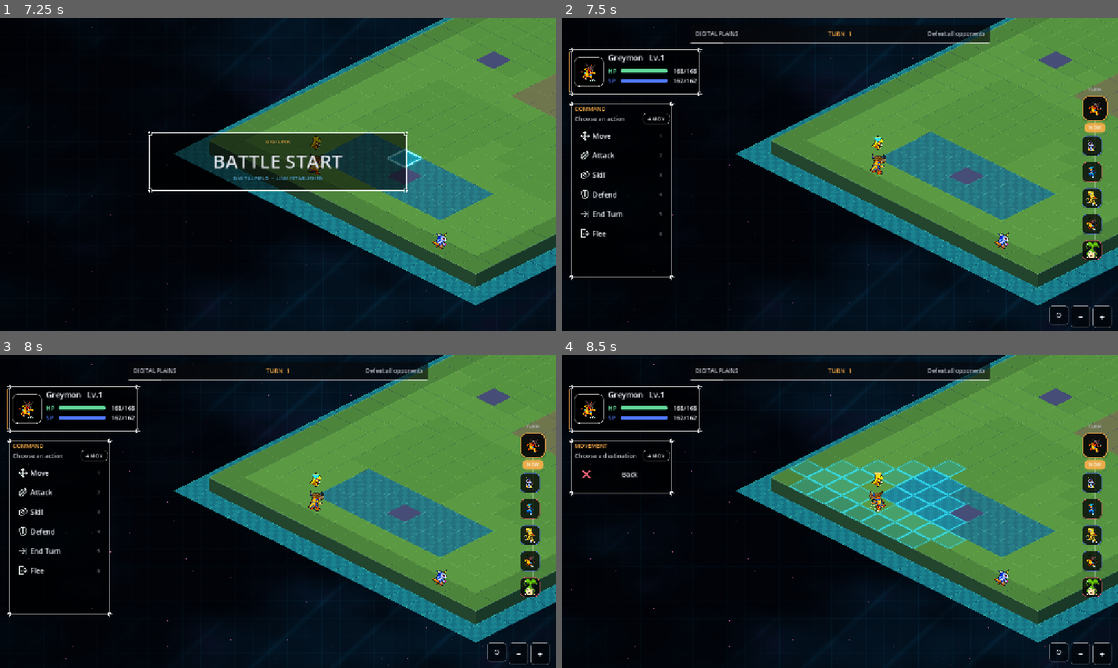
Above: before the commit, frames 1-4 (two rows, left to right).
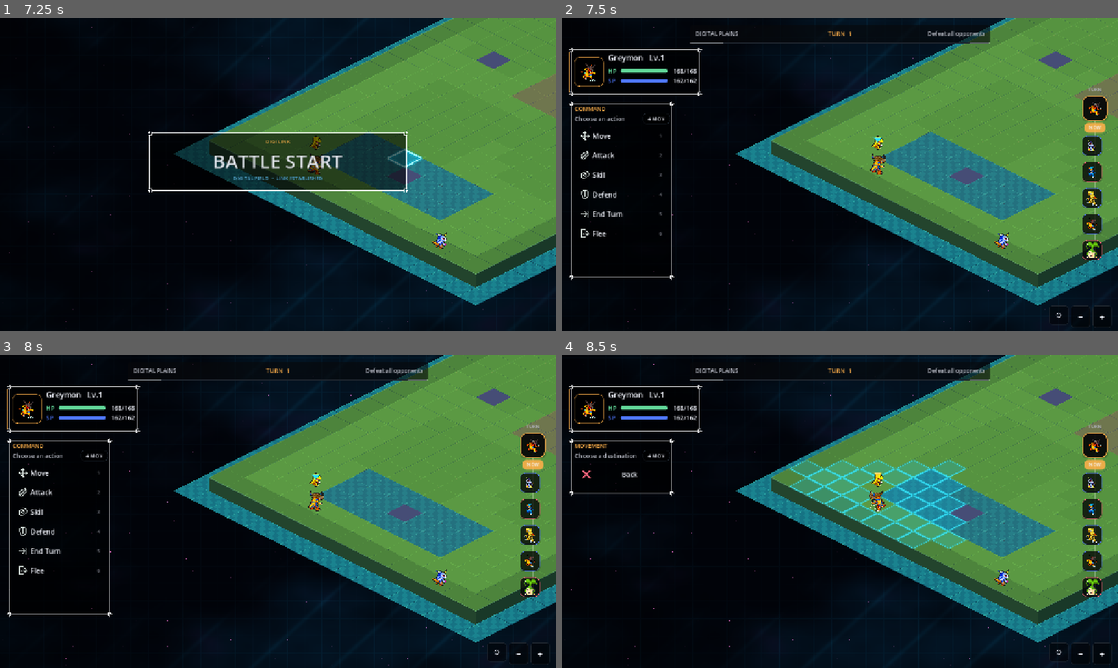
Above: after the commit, the same moments.

Repository: EwertonMendes/DigiGame
Game: Godot game, scene res://scenes/world/hub.tscn
Two runs of this game, one before a commit and one after it. Both use one fixed random seed, a clock stepped at 60 frames per second and the inputs below.
Inputs (mouse positions are in pixels of both pictures, inside the frame that each line leads up to):
- Up to frame 1 (7.25 s): tap Enter (ui_accept) at 0.5, 0.77, 3.77, 6.77 s; move the mouse to (400, 158) at 0.52 s; hold Right (ui_right) 0.53-1.25 s; tap Mouse wheel down (wheel_down) at 0.6 s; click (400, 158) at 0.67 s; drag from (166, 190) to (250, 237) at 1.27 s; move the mouse to (333, 105) at 2.02 s; hold Right (ui_right) 2.03-2.75 s; tap Backspace at 2.1 s; drag from (250, 237) to (111, 127) at 2.77 s; move the mouse to (444, 221) at 3.52 s; hold Left (ui_left) 3.53-4.25 s; tap Keypad Enter at 3.6 s; drag from (111, 127) to (194, 96) at 4.27 s; move the mouse to (305, 174) at 5.02 s; hold Down (ui_down) 5.03-5.75 s; tap 4 at 5.1 s; click (305, 174) at 5.17 s; drag from (194, 96) to (166, 190) at 5.77 s; move the mouse to (400, 158) at 6.52 s; hold Up (ui_up) from 6.53 s (still down); tap 2 at 6.6 s
- Up to frame 2 (7.5 s): release Up (ui_up) at 7.25 s; drag from (728, 190) to (812, 237) at 7.27 s
- Up to frame 3 (8 s): no input
- Up to frame 4 (8.5 s): click "Move" at 8 s

Frame 1 is identical in both runs. In frame 2, 0.4% of the frame differs, in the area x 2-99%, y 7-99%; in frame 3, 0.4%; in frame 4, 0.4%.
Error in both runs: Invalid assignment of property or key 'explosiveness_ratio' with value of type 'float' on a base object of type 'CPUParticles2D'. (res://src/battle/DigimonBatt…

Commit message:
fix(ui): use dark chrome with orange interactive focus

Diff:
--- a/src/ui/TacticalTheme.gd
+++ b/src/ui/TacticalTheme.gd
@@ -1,8 +1,8 @@
 extends RefCounted
 class_name TacticalTheme
 
-# Monochrome UI surfaces. Accent colors are kept for text and gameplay meaning
-# only; frames, buttons and structural chrome stay black/white/gray.
+# Kenney-inspired dark-mode surfaces. Structural chrome stays dark and quiet;
+# orange/gold is reserved for focused, selected or otherwise active UI states.
 const CYAN: Color = Color(0.38, 0.79, 0.97, 1.0)
 const BLUE: Color = Color(0.31, 0.47, 1.0, 1.0)
 const RED: Color = Color(1.0, 0.40, 0.49, 1.0)
@@ -18,6 +18,8 @@
 const GLASS: Color = Color(0.018, 0.020, 0.026, 0.70)
 const GLASS_LIGHT: Color = Color(0.11, 0.11, 0.12, 0.74)
 const DISABLED: Color = Color(0.27, 0.28, 0.30, 1.0)
+# Sampled from the normal dark Kenney panel presentation in the reference UI.
+const FRAME_DARK: Color = Color(0.118, 0.149, 0.184, 1.0)
 
 
 static func body_font() -> Font:
@@ -84,7 +86,7 @@
 static func panel(_accent: Color = BLUE, fill_alpha: float = 0.76, border_alpha: float = 0.24, radius: int = 8, _shadow: int = 0) -> StyleBoxFlat:
 	var style := StyleBoxFlat.new()
 	style.bg_color = Color(BASE.r, BASE.g, BASE.b, fill_alpha)
-	style.border_color = Color(1.0, 1.0, 1.0, minf(border_alpha, 0.34))
+	style.border_color = Color(FRAME_DARK.r, FRAME_DARK.g, FRAME_DARK.b, minf(maxf(border_alpha, 0.28), 0.92))
 	style.set_border_width_all(1)
 	style.corner_radius_top_left = radius
 	style.corner_radius_top_right = radius
@@ -97,7 +99,7 @@
 static func glass_panel(_accent: Color = BLUE, fill_alpha: float = 0.70, radius: int = 7) -> StyleBoxFlat:
 	var style := StyleBoxFlat.new()
 	style.bg_color = Color(GLASS.r, GLASS.g, GLASS.b, fill_alpha)
-	style.border_color = Color(1.0, 1.0, 1.0, 0.20)
+	style.border_color = Color(FRAME_DARK.r, FRAME_DARK.g, FRAME_DARK.b, 0.88)
 	style.set_border_width_all(1)
 	style.corner_radius_top_left = radius
 	style.corner_radius_top_right = radius
@@ -110,7 +112,7 @@
 static func ribbon(_accent: Color = GOLD, fill_alpha: float = 0.64) -> StyleBoxFlat:
 	var style := StyleBoxFlat.new()
 	style.bg_color = Color(BASE_SOFT.r, BASE_SOFT.g, BASE_SOFT.b, fill_alpha)
-	style.border_color = Color(1.0, 1.0, 1.0, 0.18)
+	style.border_color = Color(FRAME_DARK.r, FRAME_DARK.g, FRAME_DARK.b, 0.88)
 	style.border_width_bottom = 1
 	style.corner_radius_top_left = 6
 	style.corner_radius_top_right = 6
@@ -123,7 +125,7 @@
 
 static func panel_strong(_accent: Color = BLUE, radius: int = 9) -> StyleBoxFlat:
 	var style := glass_panel(Color.WHITE, 0.78, radius)
-	style.border_color = Color(1.0, 1.0, 1.0, 0.48)
+	style.border_color = FRAME_DARK
 	style.set_border_width_all(1)
 	return style
 
@@ -131,7 +133,7 @@
 static func pill(_accent: Color, alpha: float = 0.10) -> StyleBoxFlat:
 	var style := StyleBoxFlat.new()
 	style.bg_color = Color(0.0, 0.0, 0.0, clampf(alpha + 0.20, 0.24, 0.42))
-	style.border_color = Color(1.0, 1.0, 1.0, 0.26)
+	style.border_color = Color(FRAME_DARK.r, FRAME_DARK.g, FRAME_DARK.b, 0.94)
 	style.set_border_width_all(1)
 	style.corner_radius_top_left = 8
 	style.corner_radius_top_right = 8
@@ -144,17 +146,17 @@
 	return style
 
 
-static func command_style(_accent: Color, state: String = "normal", compact: bool = false) -> StyleBoxFlat:
+static func command_style(accent: Color, state: String = "normal", compact: bool = false) -> StyleBoxFlat:
 	var style := StyleBoxFlat.new()
 	var bg := Color(0.0, 0.0, 0.0, 0.10)
-	var edge := Color(1.0, 1.0, 1.0, 0.0)
+	var edge := Color(FRAME_DARK.r, FRAME_DARK.g, FRAME_DARK.b, 0.0)
 	match state:
 		"hover", "focus":
-			bg = Color(1.0, 1.0, 1.0, 0.07)
-			edge = Color(1.0, 1.0, 1.0, 0.72)
+			bg = Color(0.0, 0.0, 0.0, 0.28)
+			edge = Color(accent.r, accent.g, accent.b, 0.82)
 		"pressed", "selected":
-			bg = Color(1.0, 1.0, 1.0, 0.13)
-			edge = Color(1.0, 1.0, 1.0, 0.96)
+			bg = Color(0.0, 0.0, 0.0, 0.38)
+			edge = Color(accent.r, accent.g, accent.b, 1.0)
 		"disabled":
 			bg = Color(0.0, 0.0, 0.0, 0.04)
 	style.bg_color = bg
@@ -171,10 +173,10 @@
 	return style
 
 
-static func focus_outline(_accent: Color = CYAN, radius: int = 7) -> StyleBoxFlat:
+static func focus_outline(accent: Color = GOLD, radius: int = 7) -> StyleBoxFlat:
 	var style := StyleBoxFlat.new()
 	style.bg_color = Color(0.0, 0.0, 0.0, 0.0)
-	style.border_color = Color(1.0, 1.0, 1.0, 0.92)
+	style.border_color = Color(accent.r, accent.g, accent.b, 0.98)
 	style.set_border_width_all(1)
 	style.corner_radius_top_left = radius
 	style.corner_radius_top_right = radius
@@ -187,17 +189,19 @@
 	return style
 
 
-static func turn_node_style(_accent: Color, current: bool, state: String = "normal") -> StyleBoxFlat:
+static func turn_node_style(accent: Color, current: bool, state: String = "normal") -> StyleBoxFlat:
 	var style := StyleBoxFlat.new()
 	style.bg_color = Color(0.0, 0.0, 0.0, 0.72 if current else 0.48)
-	var border_alpha := 0.82 if current else 0.24
+	var border := Color(FRAME_DARK.r, FRAME_DARK.g, FRAME_DARK.b, 0.90)
+	if current:
+		border = Color(accent.r, accent.g, accent.b, 0.88)
 	if state == "hover" or state == "focus":
-		style.bg_color = Color(1.0, 1.0, 1.0, 0.08)
-		border_alpha = 0.92
+		style.bg_color = Color(0.0, 0.0, 0.0, 0.66)
+		border = Color(accent.r, accent.g, accent.b, 0.94)
 	elif state == "pressed":
-		style.bg_color = Color(1.0, 1.0, 1.0, 0.12)
-		border_alpha = 1.0
-	style.border_color = Color(1.0, 1.0, 1.0, border_alpha)
+		style.bg_color = Color(0.0, 0.0, 0.0, 0.76)
+		border = Color(accent.r, accent.g, accent.b, 1.0)
+	style.border_color = border
 	style.set_border_width_all(1)
 	var radius := 12 if current else 10
 	style.corner_radius_top_left = radius
@@ -208,20 +212,20 @@
 	return style
 
 
-static func action_style(_accent: Color, state: String = "normal") -> StyleBoxFlat:
+static func action_style(accent: Color, state: String = "normal") -> StyleBoxFlat:
 	var style := StyleBoxFlat.new()
 	var bg := Color(0.0, 0.0, 0.0, 0.50)
-	var border := Color(1.0, 1.0, 1.0, 0.20)
+	var border := Color(FRAME_DARK.r, FRAME_DARK.g, FRAME_DARK.b, 0.92)
 	match state:
 		"hover", "focus":
-			bg = Color(1.0, 1.0, 1.0, 0.08)
-			border = Color(1.0, 1.0, 1.0, 0.72)
+			bg = Color(0.0, 0.0, 0.0, 0.62)
+			border = Color(accent.r, accent.g, accent.b, 0.86)
 		"pressed", "selected":
-			bg = Color(1.0, 1.0, 1.0, 0.14)
-			border = Color(1.0, 1.0, 1.0, 0.94)
+			bg = Color(0.0, 0.0, 0.0, 0.72)
+			border = Color(accent.r, accent.g, accent.b, 1.0)
 		"disabled":
 			bg = Color(0.0, 0.0, 0.0, 0.24)
-			border = Color(1.0, 1.0, 1.0, 0.08)
+			border = Color(FRAME_DARK.r, FRAME_DARK.g, FRAME_DARK.b, 0.34)
 	style.bg_color = bg
 	style.border_color = border
 	style.set_border_width_all(1)
